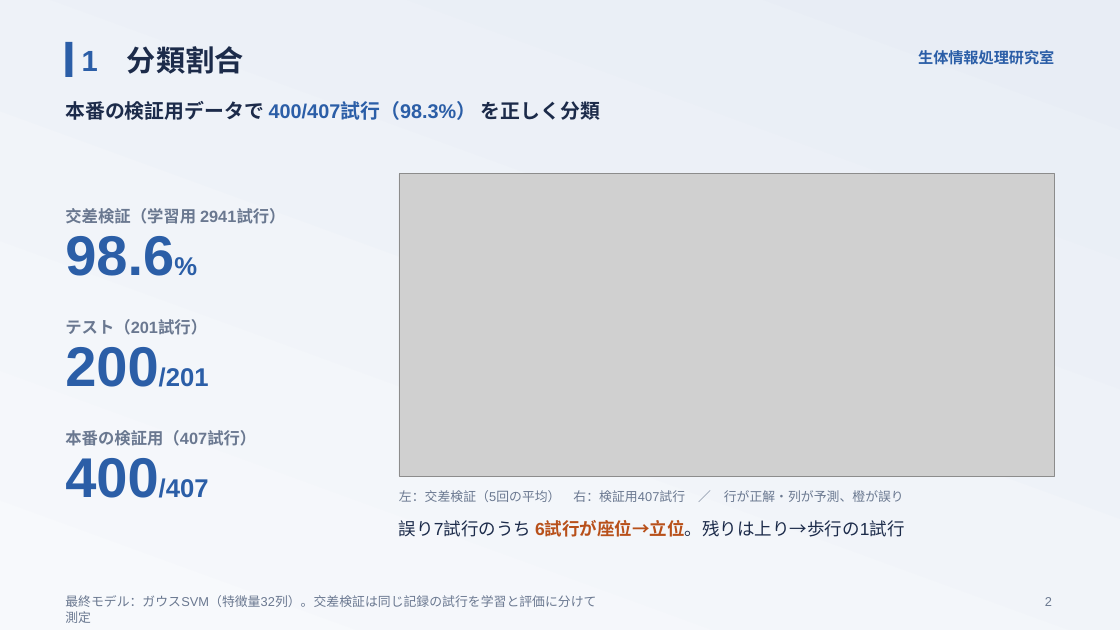
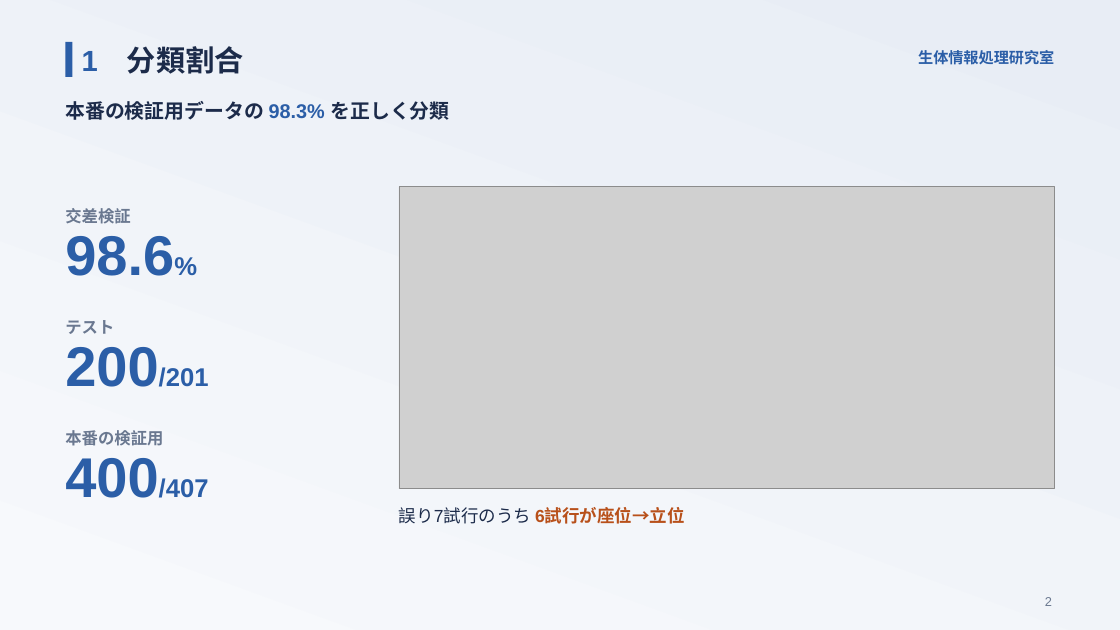
Before and after one commit to takuto-nohara/DataScienceContest, a slide deck: slide 2 of presentation/final_seitailab.pptx. Drawn at 1120x630 pixels with LibreOffice and Linux fonts; fonts in the diff are those of the drawing; grey boxes stand for pictures. Boxes give left, top, right and bottom in pixels: in the first picture for what was removed or moved away, otherwise in the second. Text is boxed around its words. In the diff, an @@ line names an element or a change of style, - is before the commit and + after.

```diff
--- a/presentation/final_seitailab.pptx
+++ b/presentation/final_seitailab.pptx
@@ text at box(65, 101, 450, 120): text changed @@
-本番の検証用データで 400/407試行（98.3%） を正しく分類
+本番の検証用データの 98.3% を正しく分類
@@ text at box(65, 208, 130, 224): text changed @@
-交差検証（学習用 2941試行）
+交差検証
@@ picture: place and size @@
-picture at box(399, 174, 1055, 476)
+picture at box(399, 187, 1055, 489)
@@ text at box(65, 320, 114, 334): text changed @@
-テスト（201試行）
+テスト
@@ text at box(65, 430, 163, 446): text changed @@
-本番の検証用（407試行）
+本番の検証用
@@ text at box(399, 507, 685, 524): text changed; size 11 to 15 pt; text colour #6A7890 to #B8501A; bold on @@
-左：交差検証（5回の平均） 右：検証用407試行 ／ 行が正解・列が予測、橙が誤り
+誤り7試行のうち 6試行が座位→立位
@@ text removed at box(399, 520, 904, 537) @@
-誤り7試行のうち 6試行が座位→立位。残りは上り→歩行の1試行
@@ text removed at box(65, 595, 596, 607) @@
-最終モデル：ガウスSVM（特徴量32列）。交差検証は同じ記録の試行を学習と評価に分けて測定
```
Also in this commit, not shown: 6 other slides changed, 16 other files.
